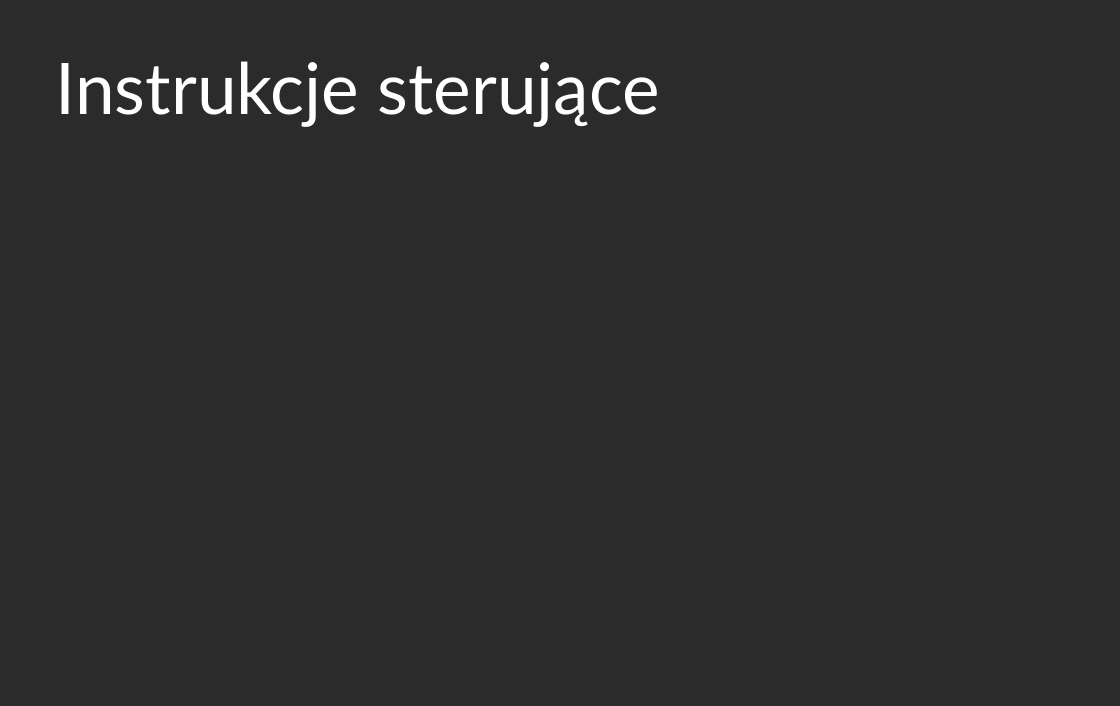
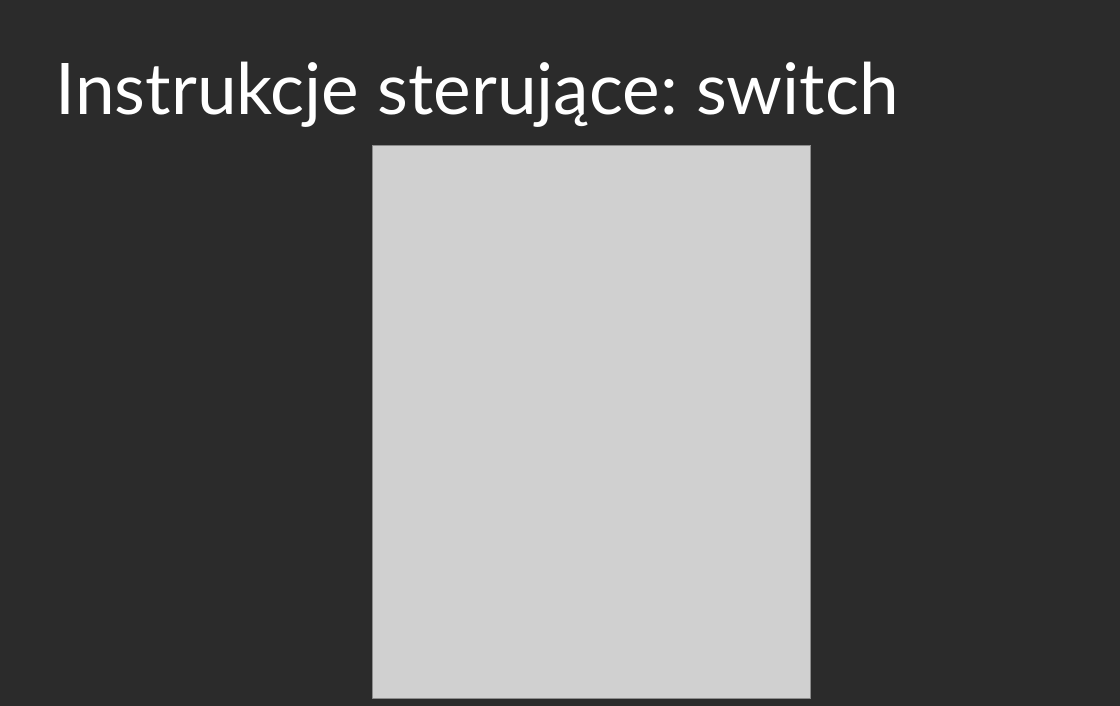
Before and after one commit to mdzidko/java-kurs, a slide deck: slide 22 of prezentacje/java_1.odp. Drawn at 1120x706 pixels with LibreOffice and Linux fonts; fonts in the diff are those of the drawing; grey boxes stand for pictures; background and template pictures are left out; a plain dark background stands for a picture behind light text. Boxes give left, top, right and bottom in pixels: in the first picture for what was removed or moved away, otherwise in the second. Text is boxed around its words. In the diff, an @@ line names an element or a change of style, - is before the commit and + after.

```diff
--- a/prezentacje/java_1.odp
+++ b/prezentacje/java_1.odp
@@ title at (x1=56, y1=61, x2=899, y2=127): text changed @@
-Instrukcje sterujące
+Instrukcje sterujące: switch
@@ picture added at (x1=372, y1=145, x2=811, y2=698) @@
```
Also in this commit, not shown: 2 other slides changed, 4 slides added, 6 slides removed, 2 other files.
